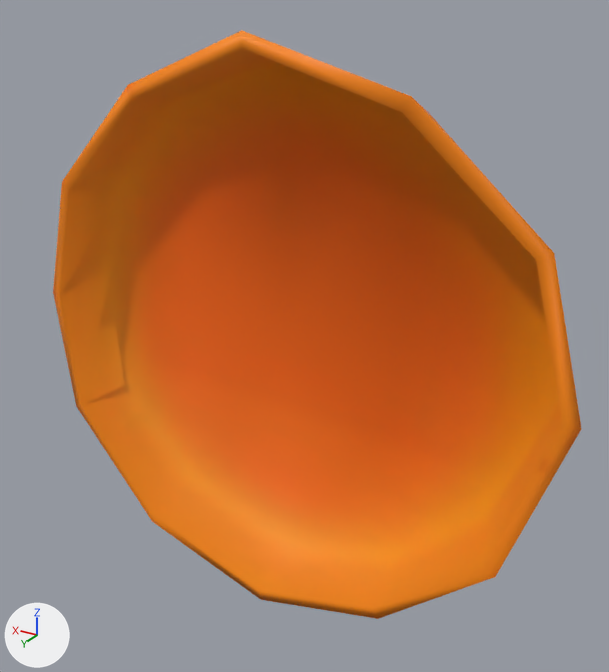
One commit to the FBX model Assets/Models/Fanta Assets/Fanta_Lid.fbx: the scene before it, then after it.
Both versions are drawn from a 50 mm camera at (-0.01093, 0.01707, 0.00908) aimed at (-0.00049, -0.00034, 0.00038). The lights are fixed; the arrows at lower left show +X, +Y and +Z.

Objects in the first picture: 'FantaLid'.
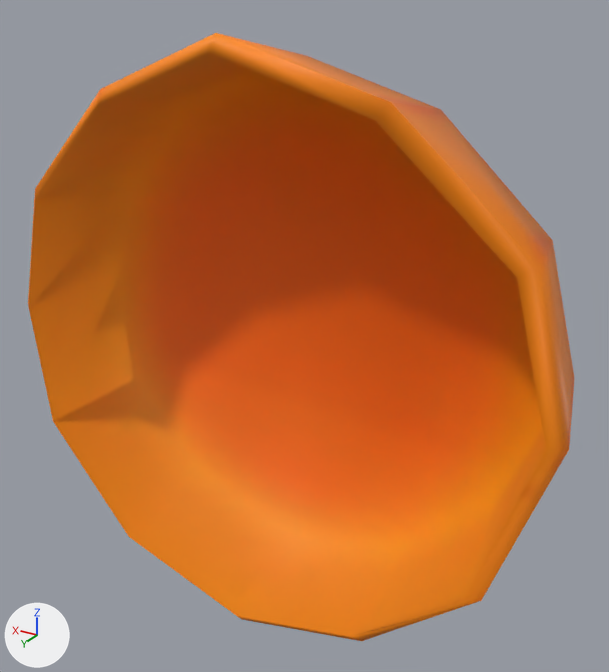
Pixel boxes [x1, y1, x2, y2] of what changed, in the pictures (609 x 672 px):
```json
{"object": "FantaLid", "change": "reshaped, moved, turned", "before": [53, 31, 581, 619], "after": [28, 33, 575, 641]}
```

Scene script edits in JSON lines:
```json
{"block": "me_mesh", "where": "# used by ob_fantalid; location = (-0.00007, -0.00007, 0.00003); rotation_euler = (1.571, 0.0, 0.0), in degrees (90, 0, 0); scale = (0.01, 0.01, 0.01)"}
{"op": "remove", "block": "me_mesh", "code": "me_mesh.from_pydata(...)  # 54 vertices, 52 faces; spans x -0.79..0.75, y -0.76..0.79, z -0.11..0.11"}
{"op": "add", "block": "me_mesh", "code": "me_mesh.from_pydata(...)  # 54 vertices, 52 faces; spans x -0.76..0.76, y -0.77..0.77, z -0.23..0.23"}
{"block": "me_mesh", "change": "me_mesh part 1: 54 of 54 vertices moved; they spanned x -0.79..0.75, y -0.76..0.79, z -0.11..0.11 and now span x -0.76..0.76, y -0.77..0.77, z -0.23..0.23; mean shift (0.01, -0.01, -0.02); largest move (-0.69, 0.4, -0.1) -> (-0.38, 0.7, -0.19)"}
{"op": "set", "path": "ob_fantalid.location", "old": "(-0.00007, -0.00007, 0.00003)", "new": "(-0.00007, -0.00009, 0.00003)"}
{"op": "set", "path": "ob_fantalid.rotation_euler", "old": "(1.571, 0.0, 0.0)", "new": "(1.571, -0.542, 0.0)", "note": "degrees (90, 0, 0) -> degrees (90, -31, 0)"}
```
